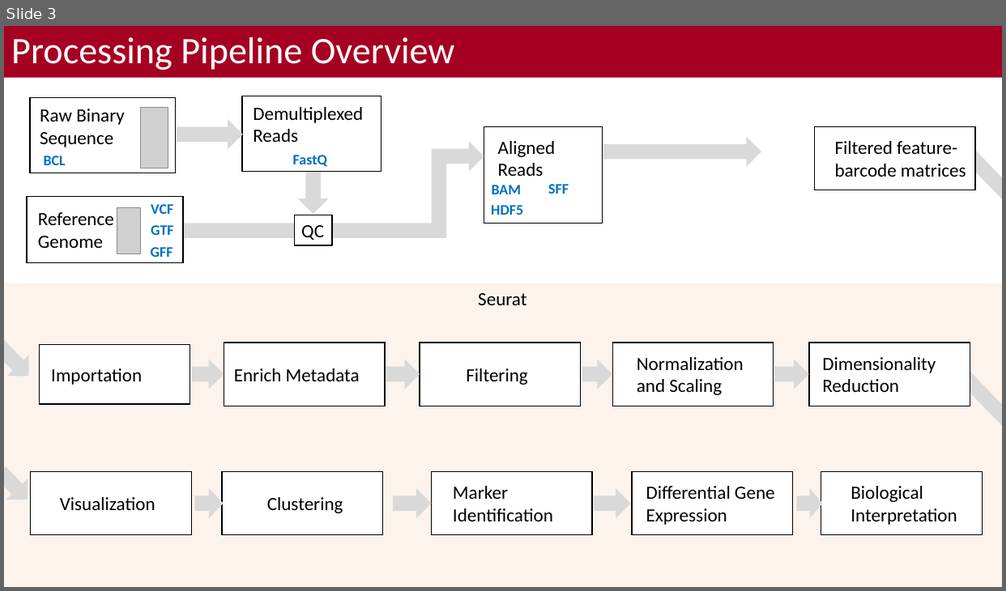
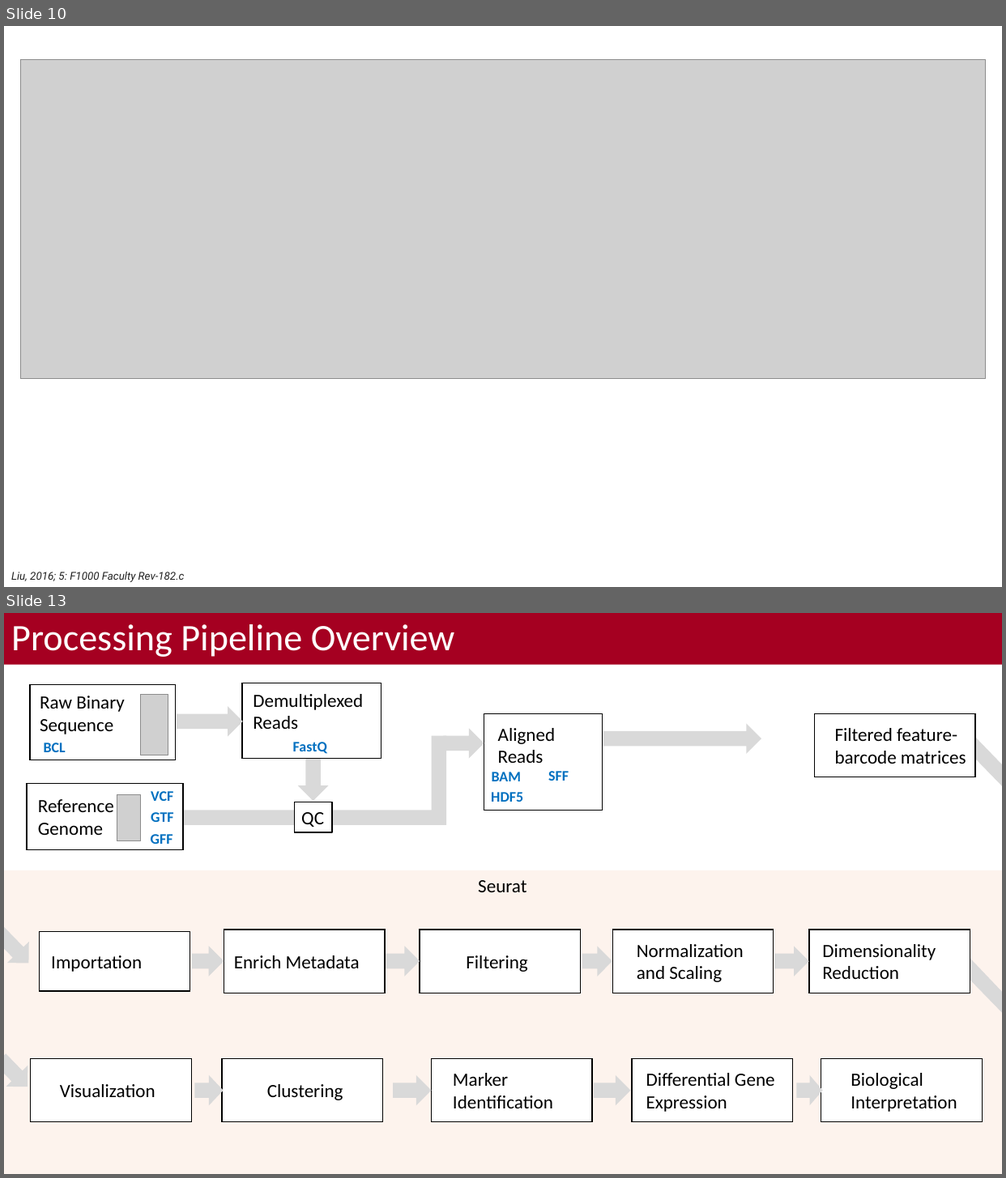
Before and after one commit to bacorli2/scrna_workshop, a slide deck: M1_Intro_scRNA-Seq/Introduction_scRNA-Seq.pptx. Shown one above the other, each under a label of ours: slide 3 before the commit, slides 10 and 13 after it; the slides between them are not shown. The pictures are 1006x591 and 1006x1178 pixels, drawn with LibreOffice and Linux fonts; fonts in the diff are those of the drawing; grey boxes stand for pictures; background and template pictures are left out. Boxes give left, top, right and bottom in pixels: in the first picture for what was removed or moved away, otherwise in the second. Text is boxed around its words. In the diff, an @@ line names an element or a change of style, - is before the commit and + after.

```diff
--- a/M1_Intro_scRNA-Seq/Introduction_scRNA-Seq.pptx
+++ b/M1_Intro_scRNA-Seq/Introduction_scRNA-Seq.pptx
@@ slide 10 added at (4, 26, 1002, 587), background #FFFFFF @@
@@ picture added at (20, 60, 986, 379) @@
@@ rectangle added at (833, 551, 846, 581), fill #FFFFFF @@
@@ text added at (11, 572, 185, 582), 10.5 pt, text #212121, italic @@
+Liu, 2016; 5: F1000 Faculty Rev-182.c
@@ what was slide 3 is now slide 13 @@
```
Also in this commit, not shown: 1 slide changed, 9 other slides added, 1 other file.
